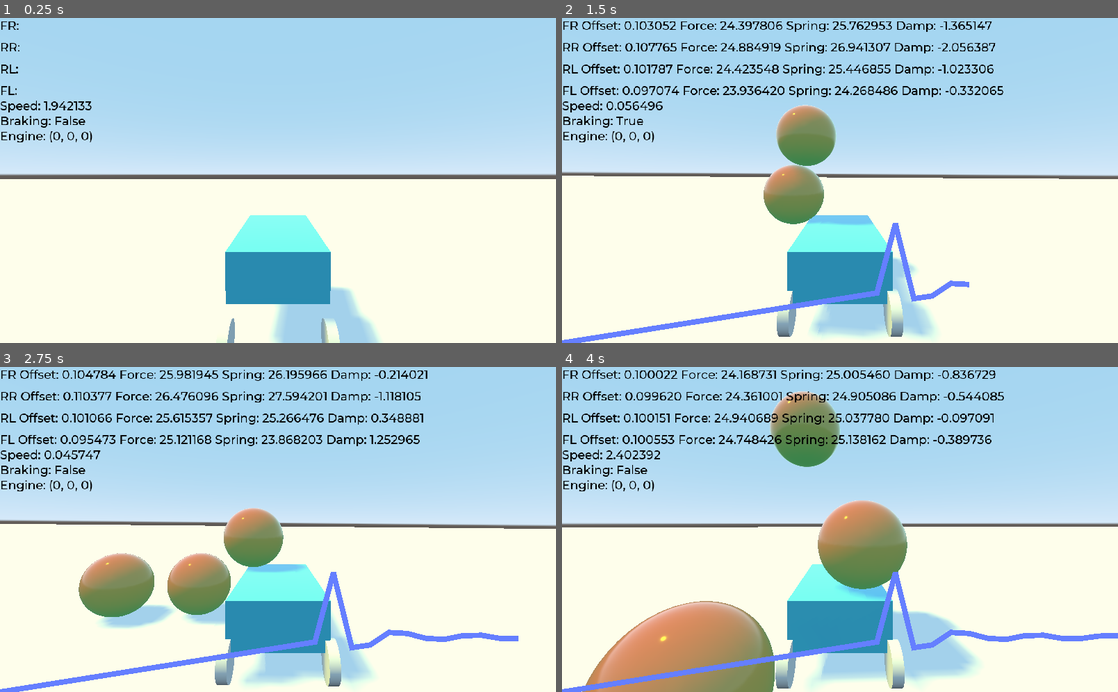
Above: before the commit, frames 1-4 (two rows, left to right).
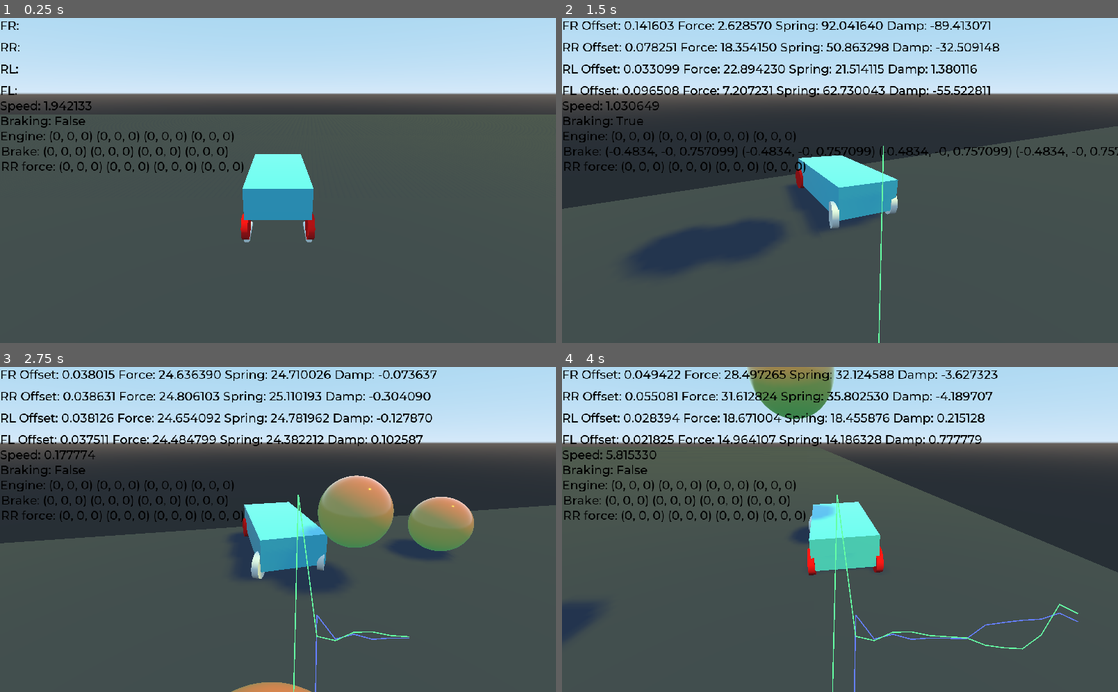
Above: after the commit, the same moments.

Repository: nxidplease/Car-Prototype
Game: Godot game, scene res://Main.tscn
The game is run twice, just before and just after one commit, with the same random seed, the same clock (stepped at 60 frames per second) and the same inputs. The engine's default icon, where the game draws it, is replaced by a stand-in: a white triangle on a blue panel in a dark square.
Inputs:
- Up to frame 1 (0.25 s): no input
- Up to frame 2 (1.5 s): tap Enter (ui_accept) at 0.5, 0.77 s; hold Right (ui_right) 0.53-1.28 s; hold Down (ui_down) from 1.28 s (still down)
- Up to frame 3 (2.75 s): tap Enter (ui_accept) at 1.52 s; release Down (ui_down) at 2.03 s; hold Right (ui_right) from 2.03 s (still down)
- Up to frame 4 (4 s): release Right (ui_right) at 2.78 s; hold Up (ui_up) 2.78-3.53 s; tap Enter (ui_accept) at 3.02, 3.77 s; hold Left (ui_left) from 3.53 s (still down)

The runs differ from the first frame. In frame 1, 85% of the frame differs, in the area x 0-100%, y 13-100%; in frame 2, 87%; in frame 3, 87%; in frame 4, 88%, in the area x 0-100%, y 0-100%.

Commit message:
Implement steering, braking and accelerating, also add some basic camera script

Diff:
--- /dev/null
+++ b/Camera.gd
@@ -0,0 +1,22 @@
+extends Camera
+export(NodePath) var car_path
+export(float) var up_offset = 1.5
+export(float) var back_offset = 3.5
+
+onready var car: RigidBody = get_node(car_path)
+
+func _ready():
+	if !current:
+		set_process(false)
+
+func _process(_delta):
+#	project car facing onto ground and normalize(important if car is tilting back/forward
+	var camera_back_dir = (car.transform.basis.z - car.transform.basis.z.dot(Vector3.UP) * Vector3.UP).normalized()
+
+	var velocity_to_ground_proj = (car.linear_velocity - car.linear_velocity.dot(Vector3.UP) * Vector3.UP).normalized()
+
+	if velocity_to_ground_proj.length() > 0.5:
+		camera_back_dir = velocity_to_ground_proj
+
+#	var car_forward_edge = car.translation + car.transform.basis.z
+	look_at_from_position(car.translation - camera_back_dir * back_offset + Vector3.UP * up_offset, car.translation, Vector3.UP)
--- a/Car.gd
+++ b/Car.gd
@@ -1,4 +1,6 @@
 extends RigidBody
+
+class_name Car
 
 signal update_offset
 
@@ -12,55 +14,105 @@
 
 export(float) var brake_coefficient = 1
 
-var engineForce = Vector3.ZERO
-var rrForce = Vector3.ZERO
-var brakeForce = Vector3.ZERO
+export(float) var steering_speed = deg2rad(20)
+
+export(float) var max_steering_angle = deg2rad(65)
+
+onready var wheels = [$FR, $FL, $RR, $RL]
+
+var engineForce = [Vector3.ZERO, Vector3.ZERO, Vector3.ZERO, Vector3.ZERO]
+var rrForce = [Vector3.ZERO, Vector3.ZERO, Vector3.ZERO, Vector3.ZERO]
+var brakeForce = [Vector3.ZERO, Vector3.ZERO, Vector3.ZERO, Vector3.ZERO]
 var accelerating: bool = false
 var braking: bool = false
+var steer_left: bool = false
+var steer_right: bool = false
 
-func applyWheelForces(wheel: Wheel, state: PhysicsDirectBodyState):
-	var transformedWheelPos = state.transform.basis.xform(wheel.translation)
-	state.add_force(wheel.getSpringForce(), transformedWheelPos)
-	state.add_force(calcEngineForce(wheel, state), transformedWheelPos)
-	state.add_force(calcRRForce(wheel, state), transformedWheelPos)
-	state.add_force(brakeForce, transformedWheelPos)
+func applyWheelForces(wheel: Wheel, state: PhysicsDirectBodyState, totalForce: Vector3):
+	# actually this is the base of the ray case, the point at which the spring connects to the car body
+#	wheel.force_raycast_update()
+	var wheelLocation = state.transform.basis.xform(wheel.get_wheel_body_space_location())
+
+#	state.apply_impulse(wheelLocation, totalForce * state.step)
+	state.add_force(totalForce, wheelLocation)
+
 
 func _integrate_forces(state: PhysicsDirectBodyState):
-	applyWheelForces($FR, state)
-	applyWheelForces($RR, state)
-	applyWheelForces($RL, state)
-	applyWheelForces($FL, state)
-	var forwardLinearVel = state.transform.basis.z.dot(state.linear_velocity) * state.transform.basis.z
-	var groundVel
-	var currSpeed = forwardLinearVel.length()
+	_steer_wheels(state)
+	var wheelForces = []
+	wheelForces.resize(4)
 
-	if currSpeed > 0:
-		rrForce = -rr_coefficient * forwardLinearVel / state.step * (mass / 4)
+	for i in range(4):
+		wheelForces[i] = calcTotalWheelForces(wheels[i], state)
 
-		if braking:
-			brakeForce = - brake_coefficient * forwardLinearVel / state.step * (mass / 4)
+	for i in range(4):
+		applyWheelForces(wheels[i], state, wheelForces[i])
 
-	if !braking:
-		brakeForce = Vector3.ZERO
+#	print(state.angular_velocity)
+
+func _steer_wheels(state: PhysicsDirectBodyState):
+	if steer_right:
+		_rotate_front_wheels(state, -steering_speed)
+
+	elif steer_left:
+		_rotate_front_wheels(state, steering_speed)
+
+func _rotate_front_wheels(state: PhysicsDirectBodyState, rotateSpeed: float):
+	for i in range(2):
+		var wheel = wheels[i]
+		wheel.rotate(wheel.transform.basis.y, rotateSpeed * state.step)
+
+func calcTotalWheelForces(wheel: Wheel, state: PhysicsDirectBodyState):
+	var totalForce = calcRRForce(wheel, state) + \
+		calcBrakingForce(wheel, state) + \
+		wheel.getSpringForce() + \
+		calcEngineForce(wheel, state) + \
+		calcSteerForce(wheel, state)
+
+#	RWD
+#	match wheel.name:
+#		"RR", "RL":
+#			totalForce += calcEngineForce(wheel, state)
+
+	return totalForce
+
+func calcSteerForce(wheel: Wheel, state: PhysicsDirectBodyState):
+
+	if !wheel.is_colliding():
+		return Vector3.ZERO
+
+	var ws_wheel_location = to_global(wheel.get_wheel_body_space_location())
+	var velocity_at_wheel = get_point_velocity(ws_wheel_location)
+	var ground_vel_at_wheel = velocity_at_wheel - velocity_at_wheel.project(Vector3.UP)
+
+	print(ground_vel_at_wheel)
+
+#	var tire_forward_vel = ground_vel_at_wheel.project(wheel.transform.basis.z)
+	var tire_side_vel = ground_vel_at_wheel.project(transform.basis.xform(wheel.transform.basis.x))
+
+	var tire_mass = mass * 0.05
+
+	var steer_force = -tire_side_vel * tire_mass / state.step
+
+	return steer_force
 
 func calcEngineForce(wheel: Wheel, state: PhysicsDirectBodyState):
-	var forwardGroundDir = wheel.getProjectedOnGround(state.transform.basis.z)
-	var forwardLinearVel = state.transform.basis.z.dot(state.linear_velocity) * state.transform.basis.z
-	var forwardGroundSpeed = wheel.getProjectedOnGround(forwardLinearVel)
+	var forwardGroundDir = wheel.getProjectedOnGround(transform.basis.xform(wheel.transform.basis.z))
+	var forwardGroundSpeed = wheel.getProjectedOnGround(state.linear_velocity)
 	var currSpeed = forwardGroundSpeed.length()
+	var engForce = Vector3.ZERO
 
 	if accelerating && currSpeed < maxSpeed:
 		var normalizedSpeed = currSpeed / maxSpeed
 		var acceleration = engineForceCurve.interpolate(normalizedSpeed) * maxEngineForce * state.step
-		return forwardGroundDir * acceleration / (mass * 4)
+		engForce = forwardGroundDir * acceleration / (mass * 4)
 
-	else:
-		return Vector3.ZERO
+	updateWheelForceDisplay(wheel.name, engineForce, engForce)
+
+	return engForce
 
 func calcRRForce(wheel: Wheel, state: PhysicsDirectBodyState):
-	var forwardGroundDir = wheel.getProjectedOnGround(state.transform.basis.z)
-	var forwardLinearVel = state.transform.basis.z.dot(state.linear_velocity) * state.transform.basis.z
-	var forwardGroundSpeed = wheel.getProjectedOnGround(forwardLinearVel)
+	var forwardGroundSpeed = wheel.getProjectedOnGround(state.linear_velocity)
 	var currSpeed = forwardGroundSpeed.length()
 
 	if currSpeed > 0 && wheel.is_colliding():
@@ -69,16 +121,35 @@
 		return Vector3.ZERO
 
 func calcBrakingForce(wheel: Wheel, state: PhysicsDirectBodyState):
-	var forwardGroundDir = wheel.getProjectedOnGround(state.transform.basis.z)
-	var forwardLinearVel = state.transform.basis.z.dot(state.linear_velocity) * state.transform.basis.z
-	var forwardGroundSpeed = wheel.getProjectedOnGround(forwardLinearVel)
+	var forwardGroundSpeed = wheel.getProjectedOnGround(state.linear_velocity)
 	var currSpeed = forwardGroundSpeed.length()
+	var brakeForce = Vector3.ZERO
 
 	if currSpeed > 0 && braking:
-		brakeForce = - brake_coefficient * forwardGroundSpeed / state.step * (mass / 4)
+		brakeForce = - brake_coefficient * forwardGroundSpeed * (mass / 4)
 
-	elif !braking:
-		brakeForce = Vector3.ZERO
+	updateWheelForceDisplay(wheel.name, self.brakeForce, brakeForce)
+
+	return brakeForce
+
+## point must be in world space since car_body.transformation.origin is in world space
+func get_point_velocity (point :Vector3)->Vector3:
+	return linear_velocity + angular_velocity.cross(point - transform.origin)
+
+func updateWheelForceDisplay(wheelName: String, forceArr: Array, value: Vector3):
+
+	match wheelName:
+		"FR":
+			forceArr[0] = value
+		"RR":
+			forceArr[1] = value
+		"RL":
+			forceArr[2] = value
+		"FL":
+			forceArr[3] = value
+
+
+
 
 func _on_RayCast_update_offset(offset, force_mag, spring_force, dampening_force):
 	emit_signal("update_offset", "FR", offset, force_mag, spring_force, dampening_force)
--- a/Car.tscn
+++ b/Car.tscn
@@ -18,6 +18,14 @@
 bottom_radius = 0.2
 height = 0.1
 
+[sub_resource type="SpatialMaterial" id=5]
+albedo_color = Color( 1, 0, 0, 1 )
+
+[sub_resource type="CylinderMesh" id=6]
+top_radius = 0.05
+bottom_radius = 0.05
+height = 0.5
+
 [node name="Body" type="RigidBody"]
 mass = 10.0
 script = ExtResource( 1 )
@@ -29,71 +37,83 @@
 [node name="CollisionShape" type="CollisionShape" parent="."]
 shape = SubResource( 3 )
 
-[node name="FR" type="RayCast" parent="."]
-transform = Transform( 1, 0, 0, 0, 1, 0, 0, 0, 1, 0.5, -0.125, -1 )
+[node name="RL" type="RayCast" parent="."]
+transform = Transform( 1, 0, 0, 0, 1, 0, 0, 0, 1, 0.5, -0.2, -0.85 )
 enabled = true
-cast_to = Vector3( 0, -0.5, 0 )
 collision_mask = 4
 script = ExtResource( 2 )
-spring_strength = 250.0
-default_dist_from_groud = 0.5
-damping_strength = 25.0
+spring_strength = 650.0
+damping_strength = 50.0
+car_body_path = NodePath("..")
+
+[node name="Tyre" type="MeshInstance" parent="RL"]
+transform = Transform( -4.37114e-08, -1, 0, 1, -4.37114e-08, 0, 0, 0, 1, 0, -0.5, 0 )
+mesh = SubResource( 4 )
+material/0 = SubResource( 5 )
+
+[node name="MeshInstance" type="MeshInstance" parent="RL"]
+transform = Transform( 1, 0, 0, 0, -4.37114e-08, -1, 0, 1, -4.37114e-08, 0, -0.5, 0.25 )
+mesh = SubResource( 6 )
+material/0 = null
+
+[node name="FL" type="RayCast" parent="."]
+transform = Transform( 1, 0, 0, 0, 1, 0, 0, 0, 1, 0.5, -0.2, 0.85 )
+enabled = true
+collision_mask = 4
+script = ExtResource( 2 )
+spring_strength = 650.0
+damping_strength = 50.0
+car_body_path = NodePath("..")
+
+[node name="Tyre" type="MeshInstance" parent="FL"]
+transform = Transform( -4.37114e-08, -1, 0, 1, -4.37114e-08, 0, 0, 0, 1, 0, -0.5, 0 )
+mesh = SubResource( 4 )
+material/0 = null
+
+[node name="MeshInstance2" type="MeshInstance" parent="FL"]
+transform = Transform( 1, 0, 0, 0, -4.37114e-08, -1, 0, 1, -4.37114e-08, 0, -0.49, 0.294523 )
+mesh = SubResource( 6 )
+material/0 = null
+
+[node name="FR" type="RayCast" parent="."]
+transform = Transform( 1, 0, 0, 0, 1, 0, 0, 0, 1, -0.5, -0.2, 0.85 )
+enabled = true
+collision_mask = 4
+script = ExtResource( 2 )
+spring_strength = 650.0
+damping_strength = 50.0
 car_body_path = NodePath("..")
 
 [node name="Tyre" type="MeshInstance" parent="FR"]
-transform = Transform( -4.37114e-08, -1, 0, 1, -4.37114e-08, 0, 0, 0, 1, 0, 0, 0 )
+transform = Transform( -4.37114e-08, -1, 0, 1, -4.37114e-08, 0, 0, 0, 1, 0, -0.5, 0 )
 mesh = SubResource( 4 )
 material/0 = null
 
+[node name="MeshInstance3" type="MeshInstance" parent="FR"]
+transform = Transform( 1, 0, 0, 0, -4.37114e-08, -1, 0, 1, -4.37114e-08, 0, -0.5, 0.25 )
+mesh = SubResource( 6 )
+material/0 = null
+
 [node name="RR" type="RayCast" parent="."]
-transform = Transform( 1, 0, 0, 0, 1, 0, 0, 0, 1, 0.5, -0.125, 1 )
+transform = Transform( 1, 0, 0, 0, 1, 0, 0, 0, 1, -0.5, -0.2, -0.85 )
 enabled = true
-cast_to = Vector3( 0, -0.5, 0 )
 collision_mask = 4
 script = ExtResource( 2 )
-spring_strength = 250.0
-default_dist_from_groud = 0.5
-damping_strength = 25.0
+spring_strength = 650.0
+damping_strength = 50.0
 car_body_path = NodePath("..")
 
 [node name="Tyre" type="MeshInstance" parent="RR"]
-transform = Transform( -4.37114e-08, -1, 0, 1, -4.37114e-08, 0, 0, 0, 1, 0, 0, 0 )
+transform = Transform( -4.37114e-08, -1, 0, 1, -4.37114e-08, 0, 0, 0, 1, 0, -0.5, 0 )
 mesh = SubResource( 4 )
+material/0 = SubResource( 5 )
+
+[node name="MeshInstance4" type="MeshInstance" parent="RR"]
+transform = Transform( 1, 0, 0, 0, -4.37114e-08, -1, 0, 1, -4.37114e-08, 0, -0.5, 0.25 )
+mesh = SubResource( 6 )
 material/0 = null
 
-[node name="RL" type="RayCast" parent="."]
-transform = Transform( 1, 0, 0, 0, 1, 0, 0, 0, 1, -0.5, -0.125, 1 )
-enabled = true
-cast_to = Vector3( 0, -0.5, 0 )
-collision_mask = 4
-script = ExtResource( 2 )
-spring_strength = 250.0
-default_dist_from_groud = 0.5
-damping_strength = 25.0
-car_body_path = NodePath("..")
-
-[node name="Tyre" type="MeshInstance" parent="RL"]
-transform = Transform( -4.37114e-08, -1, 0, 1, -4.37114e-08, 0, 0, 0, 1, 0, 0, 0 )
-mesh = SubResource( 4 )
-material/0 = null
-
-[node name="FL" type="RayCast" parent="."]
-transform = Transform( 1, 0, 0, 0, 1, 0, 0, 0, 1, -0.5, -0.125, -1 )
-enabled = true
-cast_to = Vector3( 0, -0.5, 0 )
-collision_mask = 4
-script = ExtResource( 2 )
-spring_strength = 250.0
-default_dist_from_groud = 0.5
-damping_strength = 25.0
-car_body_path = NodePath("..")
-
-[node name="Tyre" type="MeshInstance" parent="FL"]
-transform = Transform( -4.37114e-08, -1, 0, 1, -4.37114e-08, 0, 0, 0, 1, 0, 0, 0 )
-mesh = SubResource( 4 )
-material/0 = null
-
-[connection signal="update_offset" from="FR" to="." method="_on_RayCast_update_offset"]
-[connection signal="update_offset" from="RR" to="." method="_on_RayCast2_update_offset"]
-[connection signal="update_offset" from="RL" to="." method="_on_RayCast3_update_offset"]
-[connection signal="update_offset" from="FL" to="." method="_on_RayCast4_update_offset"]
+[connection signal="update_offset" from="RL" to="." method="_on_RayCast_update_offset"]
+[connection signal="update_offset" from="FL" to="." method="_on_RayCast2_update_offset"]
+[connection signal="update_offset" from="FR" to="." method="_on_RayCast3_update_offset"]
+[connection signal="update_offset" from="RR" to="." method="_on_RayCast4_update_offset"]
--- a/Main.gd
+++ b/Main.gd
@@ -2,20 +2,31 @@
 
 const offset_str = "%s Offset: %f Force: %f Spring: %f Damp: %f"
 
-var prev_time = 0
+var prev_RR_time = 0
+var prev_FR_time = 0
 
 func _on_Car_update_offset(wheel, offset, force_mag, spring_force, dampening_force):
 	match wheel:
 		"FR":
 			$UI/FR_offset.text = offset_str % ["FR", offset, force_mag, spring_force, dampening_force]
 
+#			print("Front: %f" % force_mag)
+
 			var curr_msec = OS.get_ticks_msec()
-			if curr_msec - prev_time >= 200:
-				$UI/FR_Spring_Force.add_point(Vector2(OS.get_ticks_msec() / 200 * 1024 / 30, 600 - spring_force / 5 * 20))
-				print($UI/FR_Spring_Force.get_point_count())
-				prev_time = curr_msec
+			if curr_msec - prev_FR_time >= 200:
+				$UI/FR_Spring_Force.add_point(Vector2(curr_msec / 200.0 * 1024 / 30, 600 - spring_force / 5 * 20))
+#				print($UI/FR_Spring_Force.position.x)
+				prev_FR_time = curr_msec
 		"RR":
 			$UI/RR_offset.text = offset_str % ["RR", offset, force_mag, spring_force, dampening_force]
+
+#			print("Rear: %f\n" % force_mag)
+
+			var curr_msec = OS.get_ticks_msec()
+			if curr_msec - prev_RR_time >= 200:
+				$UI/RR_Spring_Force.add_point(Vector2(curr_msec / 200.0 * 1024 / 30, 600 - spring_force / 5 * 20))
+#				print($UI/FR_Spring_Force.position.x)
+				prev_RR_time = curr_msec
 		"RL":
 			$UI/RL_offset.text = offset_str % ["RL", offset, force_mag, spring_force, dampening_force]
 		"FL":
@@ -24,9 +35,19 @@
 func _physics_process(_delta):
 	$UI/Speed.text = "Speed: %f" % $Car.linear_velocity.length()
 	$UI/Braking.text = "Braking: %s" % $Car.braking
-	$UI/Engine.text = "Engine: %s" % $Car.engineForce
+	$UI/Engine.text = "Engine: %s %s %s %s" % $Car.engineForce
+	$UI/Brake.text = "Brake: %s %s %s %s" % $Car.brakeForce
+	$UI/RR_force.text = "RR force: %s %s %s %s" % $Car.rrForce
+	_control_car()
+	$UI/FR_Spring_Force.position.x = -OS.get_ticks_msec() / 1000.0 * 1024 / 30
+	$UI/RR_Spring_Force.position.x = -OS.get_ticks_msec() / 1000.0 * 1024 / 30
+
+func _control_car():
 	$Car.accelerating = Input.is_action_pressed("ui_up")
 	$Car.braking = Input.is_action_pressed("ui_down")
+	$Car.steer_left = Input.is_action_pressed("ui_left")
+	$Car.steer_right = Input.is_action_pressed("ui_right")
+
 
 func _unhandled_input(event):
 	if event.is_action_pressed("ui_accept"):
--- a/Main.tscn
+++ b/Main.tscn
@@ -1,24 +1,31 @@
-[gd_scene load_steps=9 format=2]
+[gd_scene load_steps=12 format=2]
 
 [ext_resource path="res://Car.tscn" type="PackedScene" id=1]
 [ext_resource path="res://Montserrat-Medium.ttf" type="DynamicFontData" id=2]
 [ext_resource path="res://Main.gd" type="Script" id=3]
+[ext_resource path="res://Camera.gd" type="Script" id=4]
+[ext_resource path="res://icon.png" type="Texture" id=5]
 
-[sub_resource type="CubeMesh" id=1]
+[sub_resource type="SpatialMaterial" id=1]
+albedo_texture = ExtResource( 5 )
+uv1_triplanar = true
+
+[sub_resource type="CubeMesh" id=2]
+material = SubResource( 1 )
 size = Vector3( 1000, 1, 1000 )
 
-[sub_resource type="ConcavePolygonShape" id=6]
+[sub_resource type="ConcavePolygonShape" id=3]
 data = PoolVector3Array( -500, 0.5, 500, 500, 0.5, 500, -500, -0.5, 500, 500, 0.5, 500, 500, -0.5, 500, -500, -0.5, 500 …(500 unchanged characters)…
 
-[sub_resource type="Curve" id=3]
+[sub_resource type="Curve" id=4]
 _data = [ Vector2( 0, 0.5 ), 0.0, 0.0, 0, 0, Vector2( 0.406627, 1 ), 0.0, 0.0, 0, 0, Vector2( 0.689759, 1 ), 0.0, 0.0, 0, 0, Vector2( 1, 0.3 ), 0.0, 0.0, 0, 0 ]
 
-[sub_resource type="DynamicFont" id=4]
+[sub_resource type="DynamicFont" id=5]
 size = 22
 font_data = ExtResource( 2 )
 
-[sub_resource type="Theme" id=5]
-default_font = SubResource( 4 )
+[sub_resource type="Theme" id=6]
+default_font = SubResource( 5 )
 
 [node name="Main" type="Node"]
 script = ExtResource( 3 )
@@ -29,11 +36,11 @@
 collision_mask = 3
 
 [node name="MeshInstance" type="MeshInstance" parent="Ground"]
-mesh = SubResource( 1 )
+mesh = SubResource( 2 )
 material/0 = null
 
 [node name="CollisionShape" type="CollisionShape" parent="Ground"]
-shape = SubResource( 6 )
+shape = SubResource( 3 )
 
 [node name="DirectionalLight" type="DirectionalLight" parent="."]
 transform = Transform( 0.127844, -0.857157, 0.498937, 0, 0.503065, 0.864248, -0.991794, -0.110489, 0.0643137, 8.50783, 5.54741, 0 )
@@ -41,20 +48,20 @@
 shadow_enabled = true
 
 [node name="Car" parent="." instance=ExtResource( 1 )]
-transform = Transform( 1, 0, 0, 0, 1, 0, 0, 0, 1, 0, 0.775, 0 )
-engineForceCurve = SubResource( 3 )
-maxSpeed = 30
-maxEngineForce = 50000
+transform = Transform( 1, 0, 0, 0, 1, 0, 0, 0, 1, 0, 6.70556, -498.17 )
+engineForceCurve = SubResource( 4 )
+maxSpeed = 15
+maxEngineForce = 100000
 rr_coefficient = 0.005
-brake_coefficient = 0.5
+brake_coefficient = 0.8
 
 [node name="Camera" type="Camera" parent="Car"]
-transform = Transform( -1, -2.99003e-08, 8.21505e-08, -2.77614e-08, 0.999664, 0.0259153, -8.28978e-08, 0.0259153, -0.999664, 0, 0.985046, -3.18511 )
+transform = Transform( -3.91864e-08, 0.0259153, -0.999664, -2.77614e-08, 0.999664, 0.0259153, 1, 2.87676e-08, -3.84538e-08, -3.81873, 0.985046, -0.0215454 )
 
 [node name="UI" type="Control" parent="."]
 anchor_right = 1.0
 anchor_bottom = 1.0
-theme = SubResource( 5 )
+theme = SubResource( 6 )
 __meta__ = {
 "_edit_use_anchors_": false
 }
@@ -78,6 +85,9 @@
 margin_bottom = 94.0
 custom_colors/font_color = Color( 0, 0, 0, 1 )
 text = "RL:"
+__meta__ = {
+"_edit_use_anchors_": false
+}
 
 [node name="FL_offset" type="Label" parent="UI"]
 margin_top = 120.0
@@ -116,7 +126,42 @@
 "_edit_use_anchors_": false
 }
 
+[node name="Brake" type="Label" parent="UI"]
+margin_left = 2.0
+margin_top = 232.0
+margin_right = 102.0
+margin_bottom = 260.0
+custom_colors/font_color = Color( 0, 0, 0, 1 )
+text = "Brake: "
+__meta__ = {
+"_edit_use_anchors_": false
+}
+
+[node name="RR_force" type="Label" parent="UI"]
+margin_left = 2.0
+margin_top = 260.0
+margin_right = 102.0
+margin_bottom = 288.0
+custom_colors/font_color = Color( 0, 0, 0, 1 )
+text = "RR Force:"
+__meta__ = {
+"_edit_use_anchors_": false
+}
+
 [node name="FR_Spring_Force" type="Line2D" parent="UI"]
 points = PoolVector2Array( 0, 600 )
+width = 2.0
+
+[node name="RR_Spring_Force" type="Line2D" parent="UI"]
+points = PoolVector2Array( 0, 600 )
+width = 2.0
+default_color = Color( 0.4, 1, 0.647059, 1 )
+
+[node name="Camera" type="Camera" parent="."]
+transform = Transform( 1, 0, 0, 0, 0.949612, 0.313429, 0, -0.313429, 0.949612, 0, 3.4577, -175.17 )
+current = true
+script = ExtResource( 4 )
+car_path = NodePath("../Car")
+back_offset = 4.0
 
 [connection signal="update_offset" from="Car" to="." method="_on_Car_update_offset"]
--- a/Wheel.gd
+++ b/Wheel.gd
@@ -21,19 +21,21 @@
 	var distance = translation.distance_to(localCollisionPoint)
 	curr_offset = default_dist_from_groud - distance
 
-	var velocity_to_offset_func = global_transform.basis.y.dot(get_point_velocity(localCollisionPoint))
+#	print("%f, %f" % [get_point_velocity(localCollisionPoint).length(), transform.basis.y.dot(get_point_velocity(localCollisionPoint))])
 
-	dampening_force = -velocity_to_offset_func * damping_strength
+	var point_vel = car_body.get_point_velocity(collisionPoint)
+#	print(point_vel)
+	var velocity_to_offset = transform.basis.y.dot(point_vel)
+#	var velocity_to_offset = get_collision_normal().dot(point_vel)
+
+	dampening_force = -velocity_to_offset * damping_strength
 	spring_force = spring_strength * curr_offset
 
 	if curr_offset < 0:
 		return 0
 
-
 	return spring_force + dampening_force
-
-func get_point_velocity (point :Vector3)->Vector3:
-	return car_body.linear_velocity + car_body.angular_velocity.cross(point - car_body.transform.origin)
+#	return spring_force
 
 func get_spring_force_at_wheel(collisionPoint: Vector3):
 	var force_mag = calc_spring_force_for_wheel(collisionPoint)
@@ -42,18 +44,31 @@
 	emit_signal("update_offset", curr_offset, force_mag, spring_force, dampening_force)
 
 	# Consider using collision normal instead of local UP vector
-#	return force_mag * global_transform.basis.y
-	return force_mag * get_collision_normal()
+	return force_mag * global_transform.basis.y
+#	return force_mag * get_collision_normal()
 
 func getSpringForce():
 	if is_colliding():
 		var collisionPoint = get_collision_point()
-		$Tyre.translation = to_local(collisionPoint) + transform.basis.y*tyre_radius
+#		print(to_local(collisionPoint))
+#		$Tyre.translation = to_local(collisionPoint) + transform.basis.y*tyre_radius
 		return get_spring_force_at_wheel(collisionPoint)
 
 	else:
-		$Tyre.translation = cast_to
+#		$Tyre.translation = -transform.basis.y * default_dist_from_groud
 		return Vector3.ZERO
+
+func get_wheel_body_space_location() -> Vector3:
+	return transform * $Tyre.translation
+
+func _process(_delta):
+	force_raycast_update()
+	force_update_transform()
+	if is_colliding():
+		$Tyre.translation = to_local(get_collision_point()) + transform.basis.y*tyre_radius
+	else:
+		$Tyre.translation = -transform.basis.y * default_dist_from_groud
+
 
 func getProjectedOnGround(direction: Vector3):
 	if is_colliding():
--- a/project.godot
+++ b/project.godot
@@ -9,12 +9,18 @@
 config_version=4
 
 _global_script_classes=[ {
+"base": "RigidBody",
+"class": "Car",
+"language": "GDScript",
+"path": "res://Car.gd"
+}, {
 "base": "RayCast",
 "class": "Wheel",
 "language": "GDScript",
 "path": "res://Wheel.gd"
 } ]
 _global_script_class_icons={
+"Car": "",
 "Wheel": ""
 }
 
Not shown: 1 places in Car.tscn that only renumber resources
